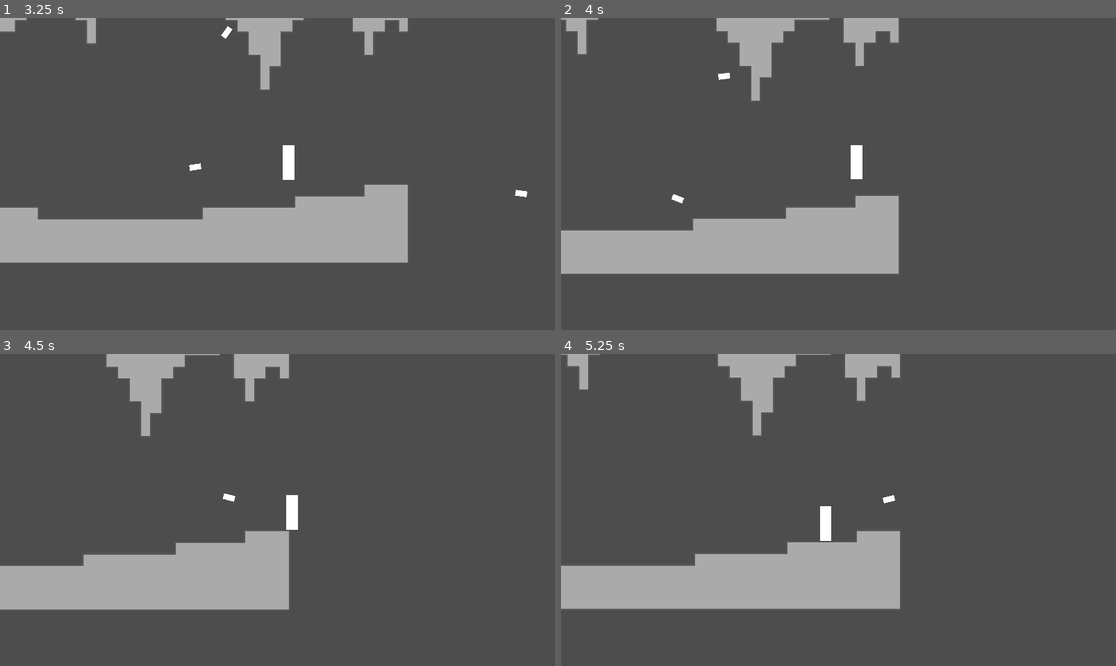
Above: before the commit, frames 1-4 (two rows, left to right).
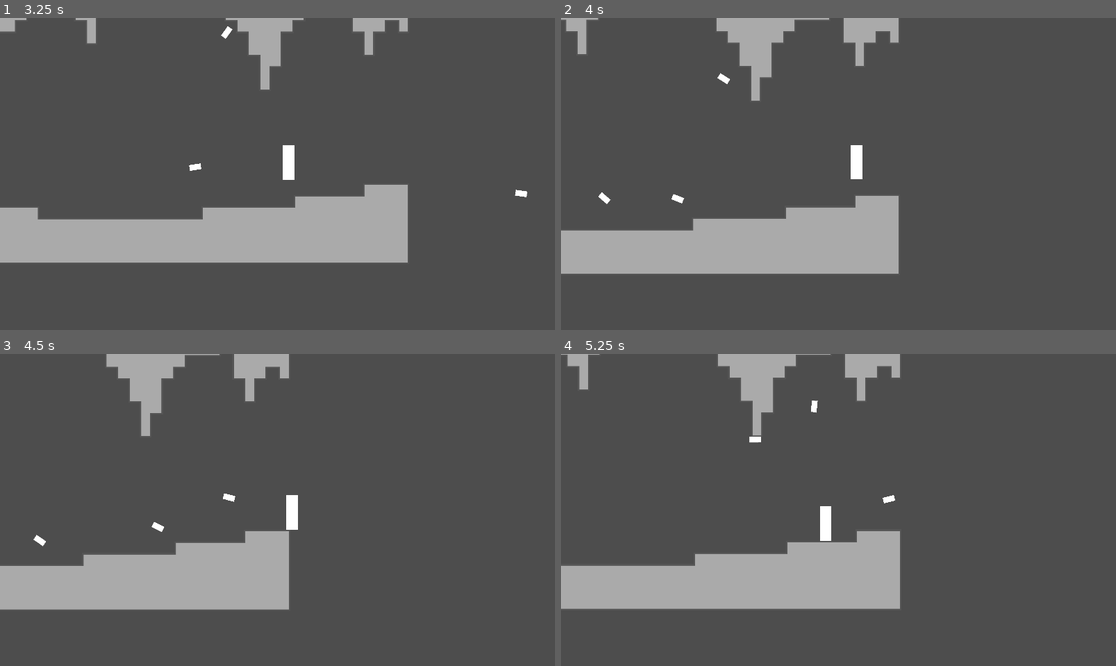
Above: after the commit, the same moments.

Repository: Crafter549/Action-Game-Hackathon
Game: Godot game, scene res://main.tscn
The game is run twice, just before and just after one commit, with the same random seed, the same clock (stepped at 60 frames per second) and the same inputs.
Inputs (mouse positions are in pixels of both pictures, inside the frame that each line leads up to):
- Up to frame 1 (3.25 s): move the mouse to (399, 158) at 0.52 s; hold D (move_right) 0.53-2.03 s; click (399, 158) at 0.6 s; tap W (jump) at 0.77, 1.52, 3.02 s; move the mouse to (166, 189) at 1.27 s; click (166, 189) at 1.35 s; move the mouse to (333, 105) at 2.02 s; hold A (move_left) 2.03-2.78 s; click (333, 105) at 2.1 s; move the mouse to (249, 236) at 2.77 s; hold D (move_right) from 2.78 s (still down); click (249, 236) at 2.85 s
- Up to frame 2 (4 s): keep holding D (move_right); move the mouse to (1005, 220) at 3.52 s; click (1005, 220) at 3.6 s; tap W (jump) at 3.77 s
- Up to frame 3 (4.5 s): move the mouse to (111, 463) at 4.27 s; release D (move_right) at 4.28 s; hold A (move_left) from 4.28 s (still down); click (111, 463) at 4.35 s
- Up to frame 4 (5.25 s): tap W (jump) at 4.52 s; move the mouse to (866, 510) at 5.02 s; release A (move_left) at 5.03 s; hold D (move_right) from 5.03 s (still down); click (866, 510) at 5.1 s

Frame 1 is identical in both runs. In frame 2, less than 0.1% of the frame differs, in the area x 6-31%, y 17-60%; in frame 3, less than 0.1%; in frame 4, less than 0.1%.

Commit message:
Updated bullet deletion code

Diff:
--- a/action-game-hackathon/bullet.gd
+++ b/action-game-hackathon/bullet.gd
@@ -1,16 +1,12 @@
 extends RigidBody2D
 
-
-
-
-func _on_visible_on_screen_notifier_2d_screen_exited() -> void:
-	queue_free()
-
+func _physics_process(delta):
+	if (position - get_parent().get_child(1).position).length() > 3000:
+		queue_free()
 
 func _on_body_entered(body: Node) -> void:
-	if(linear_velocity.length()<700):
+	if linear_velocity.length() < 700:
 		queue_free()
-
 
 func _on_inital_timer_timeout() -> void:
 	set_collision_layer_value(3,true)
